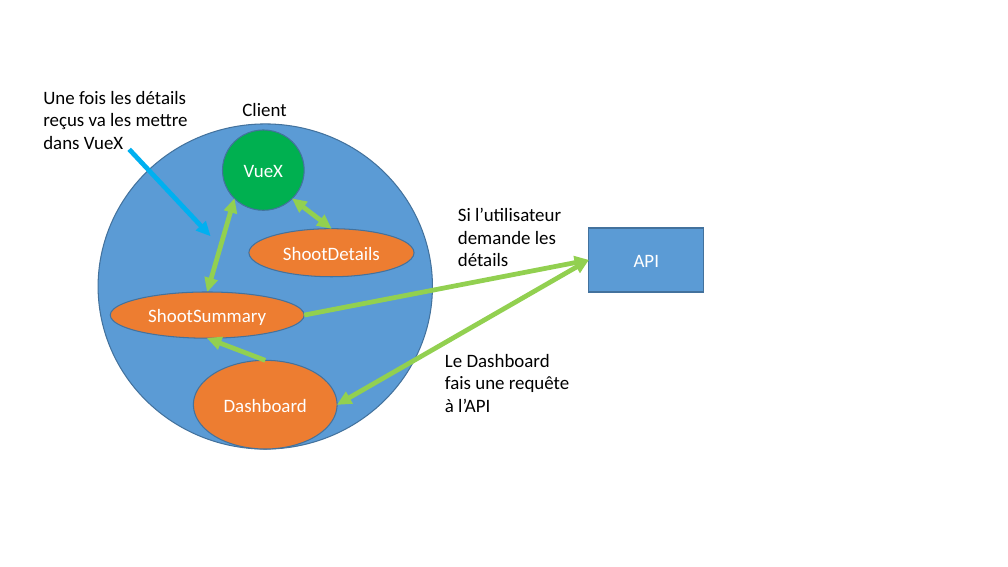
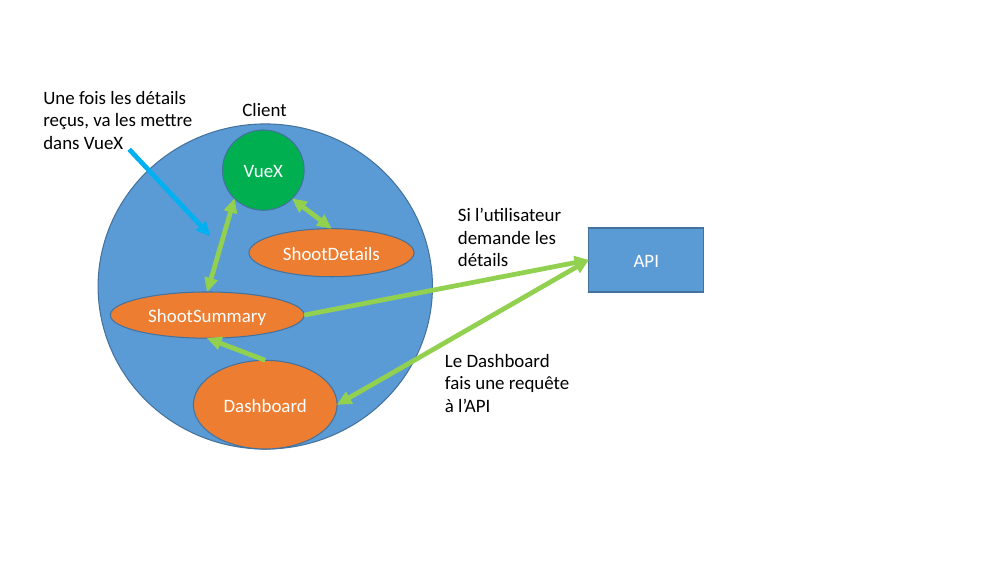
Before and after one commit to mbonjour/Shoot4Stats, a slide deck: slide 2 of Documentation/Annexes/Maquettes_Schemas/schemas.pptx. Drawn at 1008x567 pixels with LibreOffice and Linux fonts; fonts in the diff are those of the drawing. Boxes give left, top, right and bottom in pixels: in the first picture for what was removed or moved away, otherwise in the second. Text is boxed around its words. In the diff, an @@ line names an element or a change of style, - is before the commit and + after.

```diff
--- a/Documentation/Annexes/Maquettes_Schemas/schemas.pptx
+++ b/Documentation/Annexes/Maquettes_Schemas/schemas.pptx
@@ text at (x1=43, y1=91, x2=192, y2=149): text changed @@
-Une fois les détails reçus va les mettre dans VueX
+Une fois les détails reçus, va les mettre dans VueX
```
Also in this commit, not shown: 1 other slide changed, 1 slide added, 16 other files.
